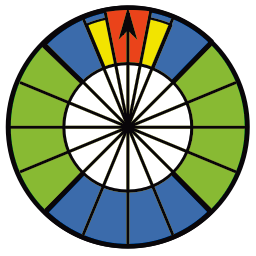
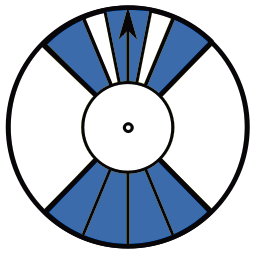
Two versions of the same layered image (256px x 256px). Layer-by-layer changes:
pixels changed over left=10, top=10, right=245, bottom=210 (layer not identified)
